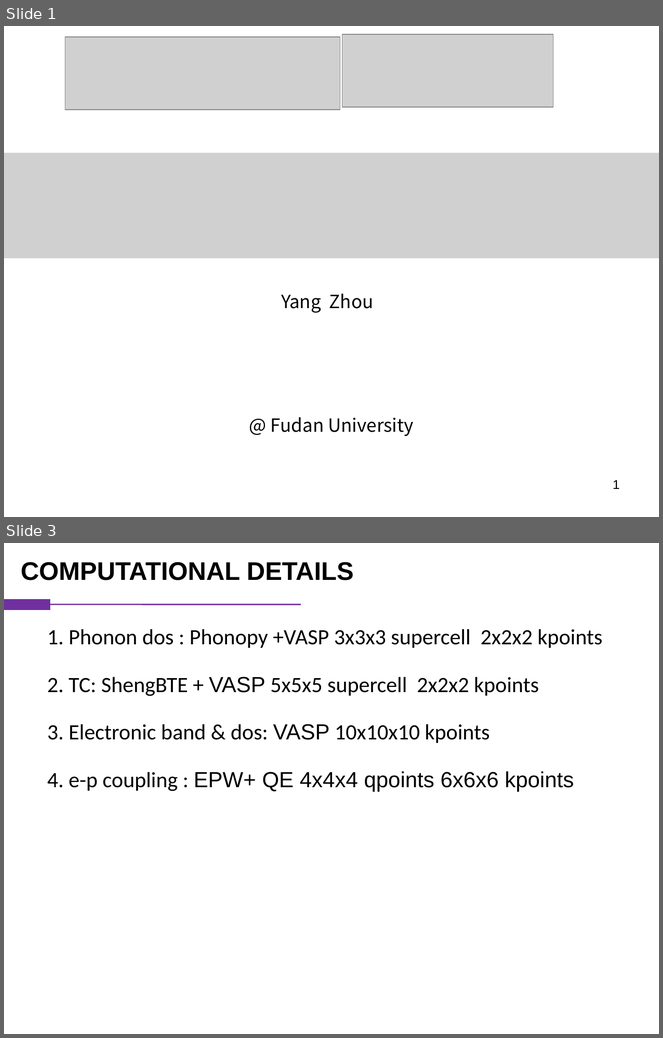
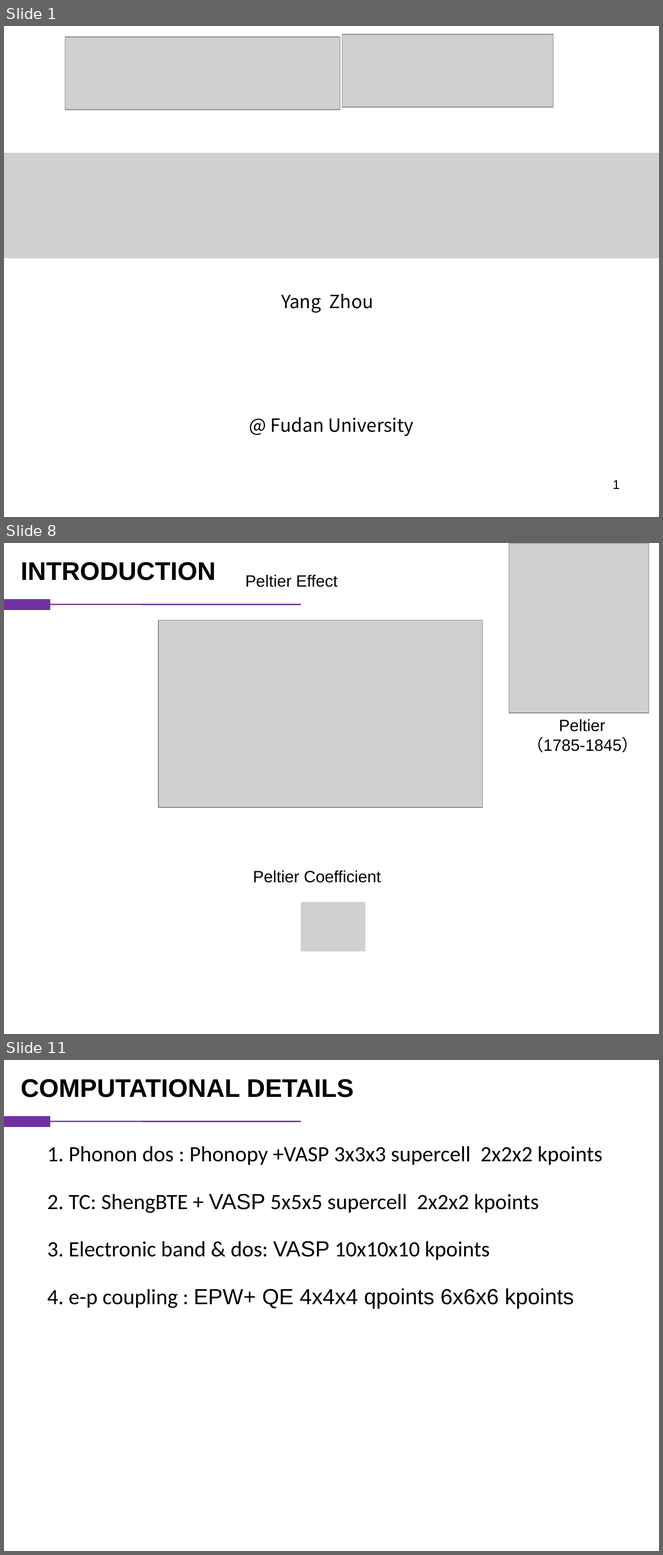
Before and after one commit to vanceeasleaf/paper_bi4i4, a slide deck: bi4i4.pptx. Shown one above the other, each under a label of ours: slides 1 and 3 before the commit, slides 1, 8 and 11 after it; the slides between them are not shown. The pictures are 663x1038 and 663x1555 pixels, drawn with LibreOffice and Linux fonts; fonts in the diff are those of the drawing; grey boxes stand for pictures. Boxes give left, top, right and bottom in pixels: in the first picture for what was removed or moved away, otherwise in the second. Text is boxed around its words. In the diff, an @@ line names an element or a change of style, - is before the commit and + after.

```diff
--- a/bi4i4.pptx
+++ b/bi4i4.pptx
@@ slide 8 added at (4, 543, 659, 1034), background #FFFFFF @@
@@ picture added at (509, 543, 649, 714) @@
@@ text added at (21, 562, 216, 580), 28 pt, text #000000, bold @@
+INTRODUCTION
@@ text added at (245, 575, 338, 587), 18 pt, text #000000 @@
+Peltier Effect
@@ rectangle added at (4, 599, 50, 610), fill #7030A0, outline #7030A0 0.75 pt @@
@@ line added from (301, 604) to (50, 604), #7030A0 1.5 pt @@
@@ picture added at (158, 620, 483, 808) @@
@@ text added at (527, 719, 638, 753), 18 pt, text #000000 @@
+Peltier
+（1785-1845）
@@ text added at (253, 871, 381, 883), 18 pt, text #000000 @@
+Peltier Coefficient
@@ picture added at (301, 902, 366, 952) @@
@@ what was slide 3 is now slide 11 @@
```
Also in this commit, not shown: 1 slide changed, 7 other slides added.
